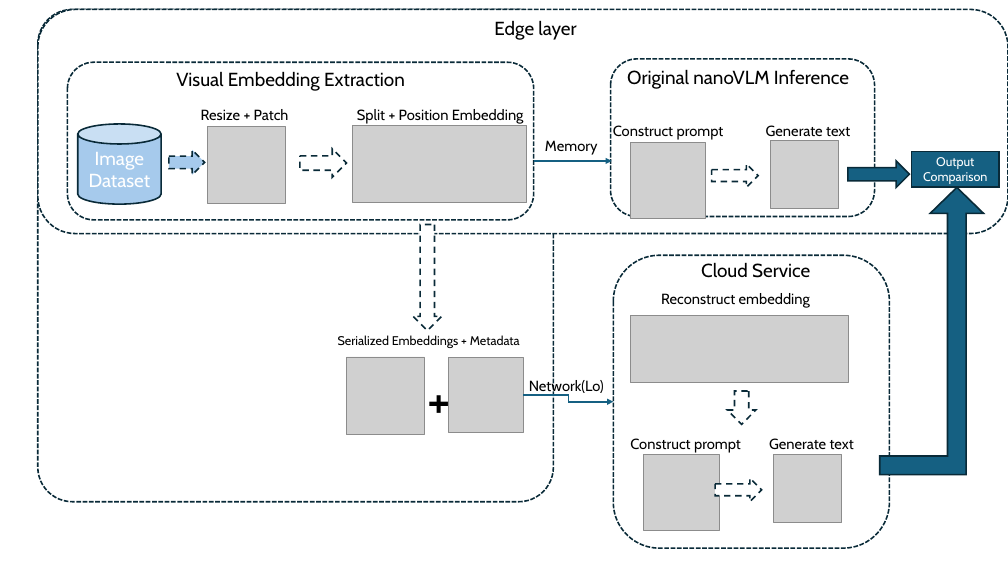
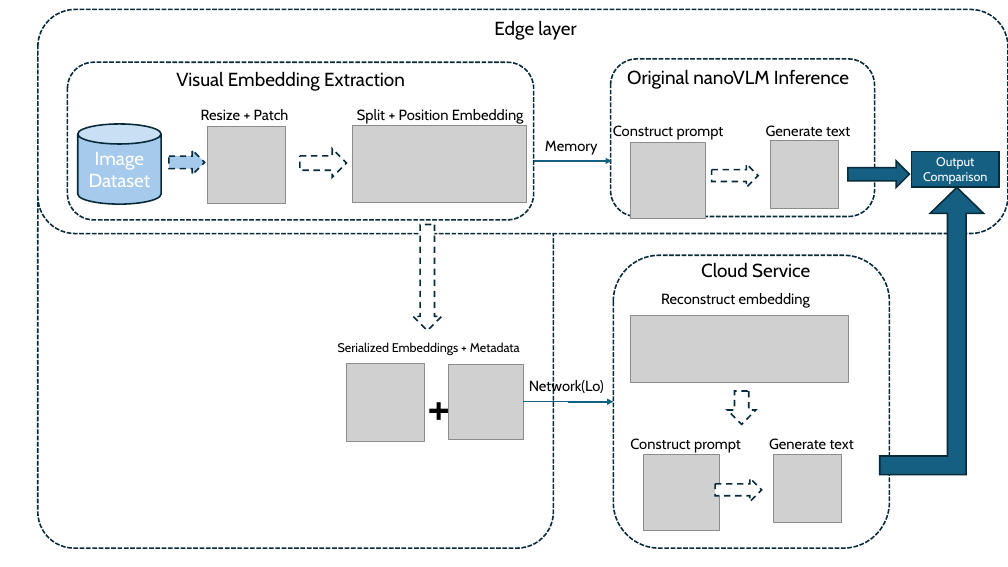
Before and after one commit to YMa10-ACS/CT5195-Master-capstone, a slide deck: slide 7 of Records/Capstone Progress.pptx. Drawn at 1008x567 pixels with LibreOffice and Linux fonts; fonts in the diff are those of the drawing; grey boxes stand for pictures. Boxes give left, top, right and bottom in pixels: in the first picture for what was removed or moved away, otherwise in the second. Text is boxed around its words. In the diff, an @@ line names an element or a change of style, - is before the commit and + after.

```diff
--- a/Records/Capstone Progress.pptx
+++ b/Records/Capstone Progress.pptx
@@ rounded rectangle resized from (x1=38, y1=9, x2=554, y2=501) to (x1=38, y1=20, x2=554, y2=548) @@
@@ 2 pictures, 2 texts moved together from (x1=338, y1=335, x2=523, y2=435) to (x1=338, y1=342, x2=523, y2=442) @@
@@ elbow arrow moved from (613, 402) - (523, 395) to (613, 402) - (523, 402) @@
```
Also in this commit, not shown: 9 other files.
